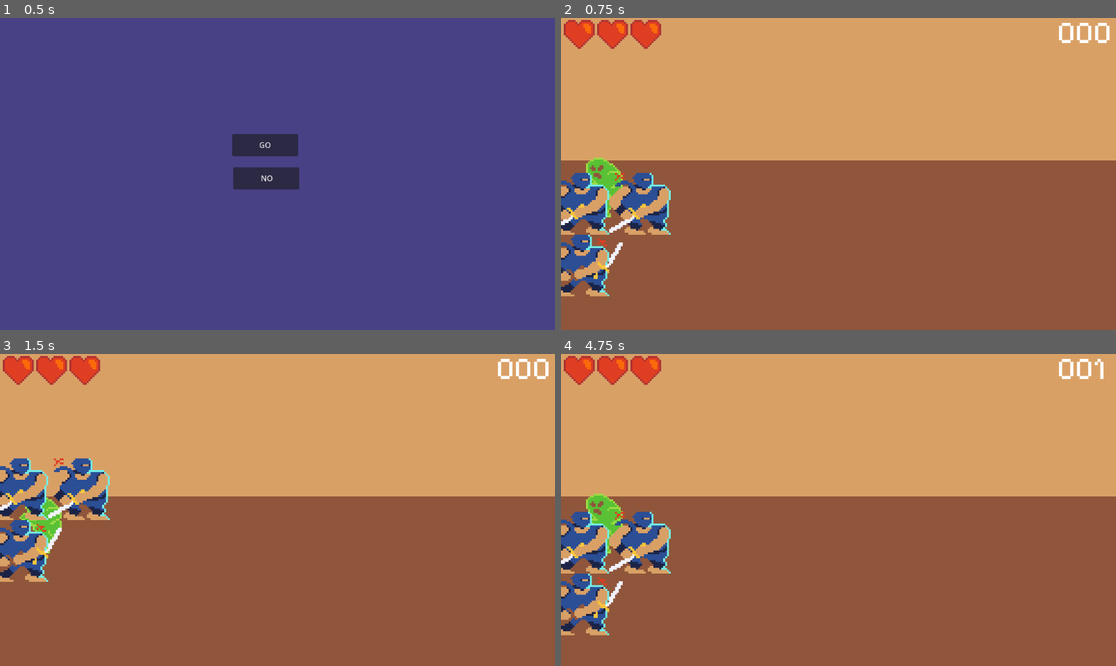
Above: before the commit, frames 1-4 (two rows, left to right).
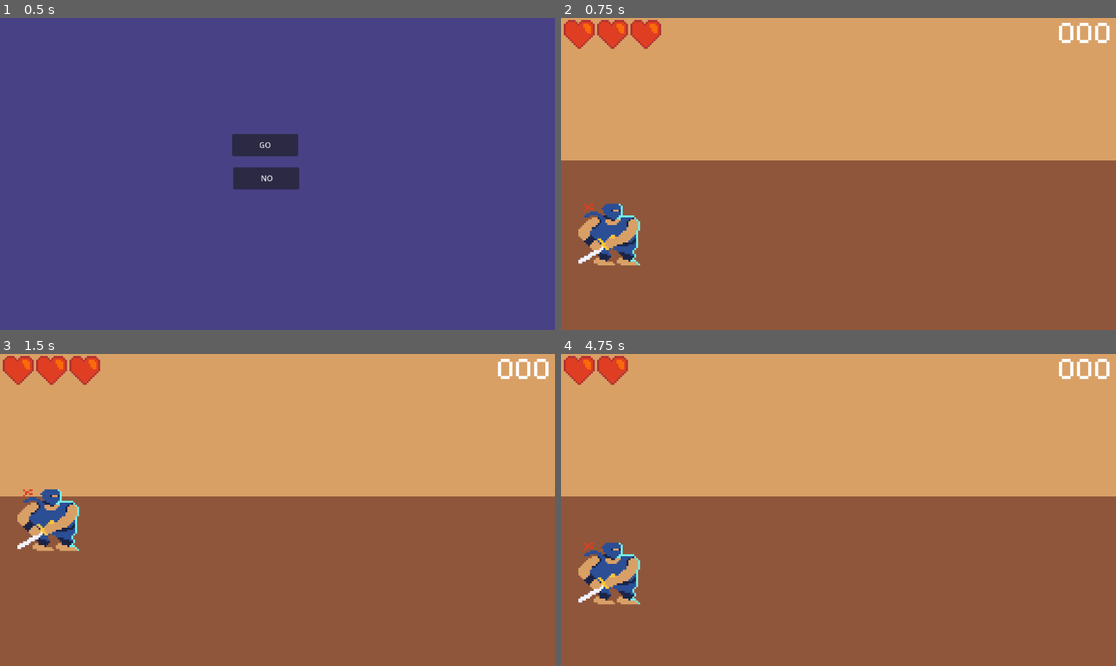
Above: after the commit, the same moments.

Repository: zdicken/CarJam
Game: Godot game, scene res://scenes/title.tscn
The game is run twice, just before and just after one commit, with the same random seed, the same clock (stepped at 60 frames per second) and the same inputs. Before the commit the project starts from res://title.tscn.
Inputs:
- Up to frame 1 (0.5 s): no input
- Up to frame 2 (0.75 s): click "GO" at 0.5 s
- Up to frame 3 (1.5 s): tap Enter at 1.25 s; hold W (up) from 1.28 s (still down)
- Up to frame 4 (4.75 s): tap Space at 2 s; release W (up) at 2.03 s; hold S (down) 2.03-2.78 s; hold W (up) 2.78-4.28 s; hold S (down) from 4.28 s (still down)

Frame 1 is identical in both runs. In frame 2, 5.4% of the frame differs, in the area x 0-20%, y 44-90%; in frame 3, 4.5%; in frame 4, 6.0%, in the area x 0-99%, y 0-91%.

Commit message:
Mad Shit
added enemy and speed and sprite

Diff:
--- a/main.tscn
+++ /dev/null
@@ -1,88 +0,0 @@
-[gd_scene load_steps=9 format=3 uid="uid://hvxu4p2pl73s"]
-
-[ext_resource type="Script" path="res://GameController.gd" id="1_8o57u"]
-[ext_resource type="Texture2D" uid="uid://th734q7hkux1" path="res://sprites/heart.png" id="2_psj2j"]
-[ext_resource type="FontFile" uid="uid://cn4ytdw3pcnh8" path="res://fonts/Pixelify_Sans/PixelifySans-VariableFont_wght.ttf" id="2_ut6fv"]
-[ext_resource type="Script" path="res://Player.gd" id="2_uvolp"]
-[ext_resource type="Texture2D" uid="uid://berq3jdjjngnb" path="res://sprites/ninja.png" id="4_ymxnu"]
-[ext_resource type="Texture2D" uid="uid://cnyy8gbnk0b60" path="res://sprites/enemy.png" id="6_0bkgp"]
-[ext_resource type="Texture2D" uid="uid://dwcs8omnviige" path="res://sprites/background.png" id="7_ssmxn"]
-
-[sub_resource type="RectangleShape2D" id="RectangleShape2D_cb7an"]
-size = Vector2(32.5, 9)
-
-[node name="Game" type="Node2D"]
-texture_filter = 1
-script = ExtResource("1_8o57u")
-
-[node name="Background" type="Sprite2D" parent="."]
-position = Vector2(576, 324)
-scale = Vector2(4, 4)
-texture = ExtResource("7_ssmxn")
-
-[node name="Player" type="CharacterBody2D" parent="."]
-z_index = 1
-position = Vector2(100, 450)
-scale = Vector2(4, 4)
-script = ExtResource("2_uvolp")
-
-[node name="Ninja" type="Sprite2D" parent="Player"]
-texture = ExtResource("4_ymxnu")
-
-[node name="CollisionShape2D" type="CollisionShape2D" parent="Player"]
-position = Vector2(0.25, 0)
-shape = SubResource("RectangleShape2D_cb7an")
-
-[node name="Node" type="Node" parent="Player"]
-
-[node name="UI" type="Control" parent="."]
-layout_mode = 3
-anchors_preset = 0
-offset_right = 40.0
-offset_bottom = 40.0
-
-[node name="Hearts" type="Control" parent="UI"]
-anchors_preset = 0
-offset_right = 40.0
-offset_bottom = 40.0
-
-[node name="Heart1" type="Sprite2D" parent="UI/Hearts"]
-position = Vector2(38, 32)
-scale = Vector2(4, 4)
-texture = ExtResource("2_psj2j")
-
-[node name="Heart2" type="Sprite2D" parent="UI/Hearts"]
-position = Vector2(107, 32)
-scale = Vector2(4, 4)
-texture = ExtResource("2_psj2j")
-
-[node name="Heart3" type="Sprite2D" parent="UI/Hearts"]
-position = Vector2(176, 32)
-scale = Vector2(4, 4)
-texture = ExtResource("2_psj2j")
-
-[node name="Score" type="RichTextLabel" parent="UI"]
-layout_mode = 0
-offset_left = 1030.0
-offset_top = -8.0
-offset_right = 1151.0
-offset_bottom = 69.0
-theme_override_fonts/normal_font = ExtResource("2_ut6fv")
-theme_override_font_sizes/normal_font_size = 64
-text = "000"
-
-[node name="Spawner" type="Node2D" parent="."]
-
-[node name="Position1" type="Node2D" parent="Spawner"]
-position = Vector2(1300, 550)
-
-[node name="Position2" type="Node2D" parent="Spawner"]
-position = Vector2(1300, 450)
-
-[node name="Position3" type="Node2D" parent="Spawner"]
-position = Vector2(1300, 350)
-
-[node name="Enemy" type="Sprite2D" parent="."]
-position = Vector2(100, 350)
-scale = Vector2(4, 4)
-texture = ExtResource("6_0bkgp")
--- /dev/null
+++ b/player_frames.tres
@@ -0,0 +1,25 @@
+[gd_resource type="SpriteFrames" load_steps=4 format=3 uid="uid://cb7uw2t6wcclv"]
+
+[ext_resource type="Texture2D" uid="uid://berq3jdjjngnb" path="res://sprites/ninja.png" id="1_x85b2"]
+
+[sub_resource type="AtlasTexture" id="AtlasTexture_0c7fd"]
+atlas = ExtResource("1_x85b2")
+region = Rect2(0, 0, 32, 32)
+
+[sub_resource type="AtlasTexture" id="AtlasTexture_dy0v8"]
+atlas = ExtResource("1_x85b2")
+region = Rect2(32, 0, 32, 32)
+
+[resource]
+animations = [{
+"frames": [{
+"duration": 1.0,
+"texture": SubResource("AtlasTexture_0c7fd")
+}, {
+"duration": 1.0,
+"texture": SubResource("AtlasTexture_dy0v8")
+}],
+"loop": true,
+"name": &"default",
+"speed": 8.0
+}]
--- a/project.godot
+++ b/project.godot
@@ -11,7 +11,7 @@
 [application]
 
 config/name="CarJam"
-run/main_scene="res://title.tscn"
+run/main_scene="res://scenes/title.tscn"
 config/features=PackedStringArray("4.2", "Forward Plus")
 config/icon="res://icon.svg"
 
--- /dev/null
+++ b/scenes/enemy.tscn
@@ -0,0 +1,19 @@
+[gd_scene load_steps=4 format=3 uid="uid://5lcxnnestaus"]
+
+[ext_resource type="Script" path="res://scripts/enemy.gd" id="1_5jex4"]
+[ext_resource type="Texture2D" uid="uid://cnyy8gbnk0b60" path="res://sprites/enemy.png" id="2_j5drh"]
+
+[sub_resource type="RectangleShape2D" id="RectangleShape2D_m0g1u"]
+size = Vector2(22, 31)
+
+[node name="Enemy" type="Area2D"]
+scale = Vector2(4, 4)
+script = ExtResource("1_5jex4")
+
+[node name="Sprite" type="Sprite2D" parent="."]
+texture_filter = 1
+texture = ExtResource("2_j5drh")
+
+[node name="CollisionShape2D" type="CollisionShape2D" parent="."]
+position = Vector2(-3.96875, 0.5)
+shape = SubResource("RectangleShape2D_m0g1u")
--- a/scenes/log.gd
+++ /dev/null
@@ -1,7 +0,0 @@
-extends Area2D
-
-func _physics_process(delta):
-	position.x -= 8
-	if(position.x < -50):
-		get_tree().root.get_node("Game").changeScore(1)
-		queue_free()
--- a/scenes/log.tscn
+++ b/scenes/log.tscn
@@ -1,14 +1,14 @@
 [gd_scene load_steps=4 format=3 uid="uid://cd3cxwqel7nmj"]
 
 [ext_resource type="Texture2D" uid="uid://gvmkjr0jx3bl" path="res://sprites/log.png" id="1_ivj6x"]
-[ext_resource type="Script" path="res://scenes/log.gd" id="1_qkf3f"]
+[ext_resource type="Script" path="res://scripts/log.gd" id="1_lrk5t"]
 
 [sub_resource type="RectangleShape2D" id="RectangleShape2D_5xg67"]
 size = Vector2(12.75, 32)
 
 [node name="Log" type="Area2D"]
 scale = Vector2(4, 4)
-script = ExtResource("1_qkf3f")
+script = ExtResource("1_lrk5t")
 
 [node name="Log" type="Sprite2D" parent="."]
 texture_filter = 1
@@ -17,3 +17,5 @@
 [node name="CollisionShape2D" type="CollisionShape2D" parent="."]
 position = Vector2(-0.625, 0)
 shape = SubResource("RectangleShape2D_5xg67")
+
+[connection signal="body_entered" from="." to="." method="_on_body_entered"]
--- /dev/null
+++ b/scenes/main.tscn
@@ -0,0 +1,82 @@
+[gd_scene load_steps=8 format=3 uid="uid://hvxu4p2pl73s"]
+
+[ext_resource type="Script" path="res://scripts/GameController.gd" id="1_jadgw"]
+[ext_resource type="Texture2D" uid="uid://dwcs8omnviige" path="res://sprites/background.png" id="2_btyos"]
+[ext_resource type="Script" path="res://scripts/Player.gd" id="3_2bhpi"]
+[ext_resource type="SpriteFrames" uid="uid://cb7uw2t6wcclv" path="res://player_frames.tres" id="4_8c61w"]
+[ext_resource type="Texture2D" uid="uid://th734q7hkux1" path="res://sprites/heart.png" id="5_e1hin"]
+[ext_resource type="FontFile" uid="uid://cn4ytdw3pcnh8" path="res://fonts/Pixelify_Sans/PixelifySans-VariableFont_wght.ttf" id="6_00vqy"]
+
+[sub_resource type="RectangleShape2D" id="RectangleShape2D_cb7an"]
+size = Vector2(32.5, 9)
+
+[node name="Game" type="Node2D"]
+texture_filter = 1
+script = ExtResource("1_jadgw")
+
+[node name="Background" type="Sprite2D" parent="."]
+position = Vector2(576, 324)
+scale = Vector2(4, 4)
+texture = ExtResource("2_btyos")
+
+[node name="Player" type="CharacterBody2D" parent="."]
+z_index = 1
+position = Vector2(100, 450)
+scale = Vector2(4, 4)
+script = ExtResource("3_2bhpi")
+
+[node name="Ninja" type="AnimatedSprite2D" parent="Player"]
+sprite_frames = ExtResource("4_8c61w")
+autoplay = "default"
+frame_progress = 0.181045
+
+[node name="CollisionShape2D" type="CollisionShape2D" parent="Player"]
+position = Vector2(0.25, 0)
+shape = SubResource("RectangleShape2D_cb7an")
+
+[node name="UI" type="Control" parent="."]
+layout_mode = 3
+anchors_preset = 0
+offset_right = 40.0
+offset_bottom = 40.0
+
+[node name="Hearts" type="Control" parent="UI"]
+anchors_preset = 0
+offset_right = 40.0
+offset_bottom = 40.0
+
+[node name="Heart3" type="Sprite2D" parent="UI/Hearts"]
+position = Vector2(176, 32)
+scale = Vector2(4, 4)
+texture = ExtResource("5_e1hin")
+
+[node name="Heart2" type="Sprite2D" parent="UI/Hearts"]
+position = Vector2(107, 32)
+scale = Vector2(4, 4)
+texture = ExtResource("5_e1hin")
+
+[node name="Heart1" type="Sprite2D" parent="UI/Hearts"]
+position = Vector2(38, 32)
+scale = Vector2(4, 4)
+texture = ExtResource("5_e1hin")
+
+[node name="Score" type="RichTextLabel" parent="UI"]
+layout_mode = 0
+offset_left = 1030.0
+offset_top = -8.0
+offset_right = 1151.0
+offset_bottom = 69.0
+theme_override_fonts/normal_font = ExtResource("6_00vqy")
+theme_override_font_sizes/normal_font_size = 64
+text = "000"
+
+[node name="Spawner" type="Node2D" parent="."]
+
+[node name="Position1" type="Node2D" parent="Spawner"]
+position = Vector2(1300, 550)
+
+[node name="Position2" type="Node2D" parent="Spawner"]
+position = Vector2(1300, 450)
+
+[node name="Position3" type="Node2D" parent="Spawner"]
+position = Vector2(1300, 350)
--- a/title.tscn
+++ b/scenes/title.tscn
@@ -1,9 +1,9 @@
 [gd_scene load_steps=2 format=3 uid="uid://c165pko3hlhj2"]
 
-[ext_resource type="Script" path="res://title.gd" id="1_rlngf"]
+[ext_resource type="Script" path="res://scripts/title.gd" id="1_hvine"]
 
 [node name="title" type="Node2D"]
-script = ExtResource("1_rlngf")
+script = ExtResource("1_hvine")
 
 [node name="startButton" type="Button" parent="."]
 offset_left = 482.0
--- a/GameController.gd
+++ b/scripts/GameController.gd
@@ -1,6 +1,7 @@
 extends Node2D
 var score = 0
 var lives = 3
+var speed = 8
 
 @onready var livesUI = $UI/Hearts
 @onready var scoreUI = $UI/Score
@@ -11,6 +12,8 @@
 
 func _physics_process(delta):
 	roll("obstacle", 2)
+	if(speed < 16):
+		speed += 0.001
 
 func changeLives(change):
 		lives += change
@@ -30,7 +33,7 @@
 	var new
 	match type:
 		"enemy":
-			pass
+			new = preload("res://scenes/enemy.tscn").instantiate()
 		"obstacle":
 			new = preload("res://scenes/log.tscn").instantiate()
 		"friend":
--- /dev/null
+++ b/scripts/enemy.gd
@@ -0,0 +1,14 @@
+extends Area2D
+@onready var speed = get_tree().root.get_node("Game").speed + randi_range(-0.5,0)
+
+func _physics_process(delta):
+	position.x -= speed
+	if(position.x < -50):
+		get_tree().root.get_node("Game").changeScore(-1)
+		queue_free()
+
+
+func _on_body_entered(body):
+	if(body.name == "Player"):
+		get_tree().root.get_node("Game").changeLives(-1)
+		queue_free()
--- /dev/null
+++ b/scripts/log.gd
@@ -0,0 +1,14 @@
+extends Area2D
+@onready var speed = get_tree().root.get_node("Game").speed + randi_range(-0.5,0.5)
+
+func _physics_process(delta):
+	position.x -= speed
+	if(position.x < -50):
+		get_tree().root.get_node("Game").changeScore(1)
+		queue_free()
+
+
+func _on_body_entered(body):
+	if(body.name == "Player"):
+		get_tree().root.get_node("Game").changeLives(-1)
+		queue_free()
--- a/title.gd
+++ b/scripts/title.gd
@@ -1,7 +1,7 @@
 extends Node2D
 
 func _on_start_button_pressed():
-	get_tree().change_scene_to_file("main.tscn")
+	get_tree().change_scene_to_file("res://scenes/main.tscn")
 
 func _on_end_button_pressed():
 	get_tree().quit()
Renamed: Player.gd -> scripts/Player.gd
